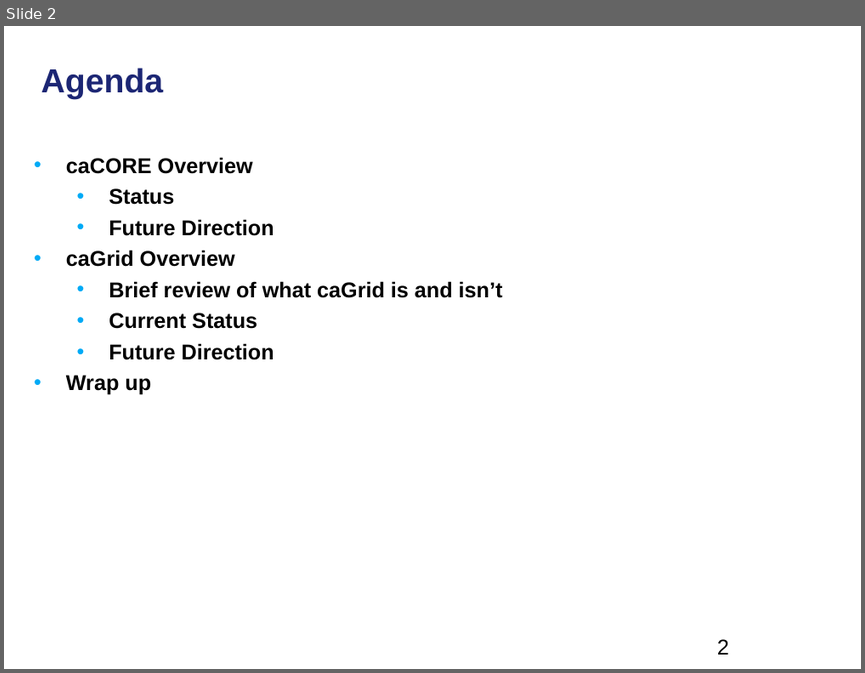
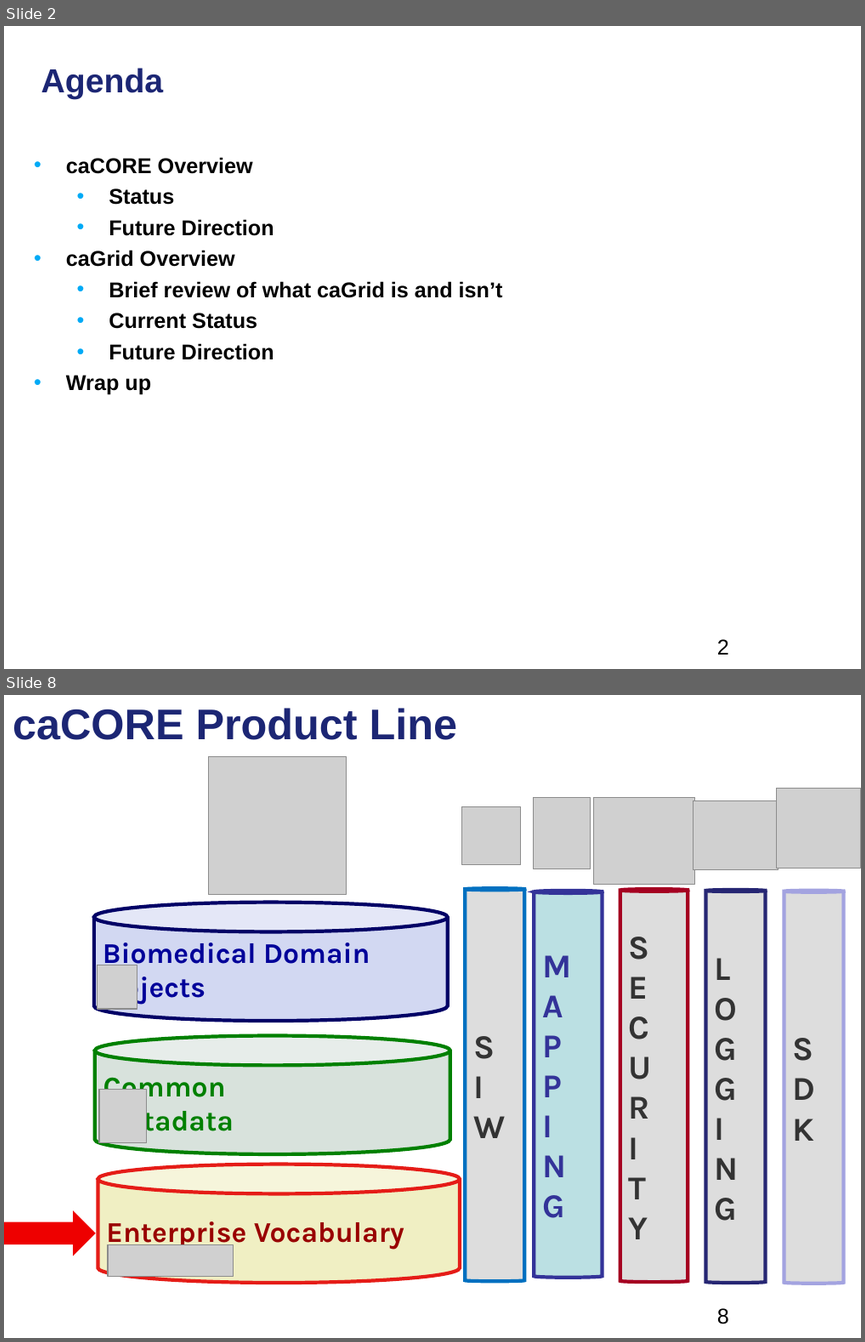
Before and after one commit to NCIP/cagrid-portal, a slide deck: cagrid-1-0/Documentation/presentations/200801_VCDE_ARCH/20080128_30_XCWS_F2F_Day2_caCORE_caGrid.ppt. Shown one above the other, each under a label of ours: slide 2 before the commit, slides 2 and 8 after it; the slides between them are not shown. The pictures are 865x673 and 865x1342 pixels, drawn with LibreOffice and Linux fonts; fonts in the diff are those of the drawing; grey boxes stand for pictures; background and template pictures are left out. Boxes give left, top, right and bottom in pixels: in the first picture for what was removed or moved away, otherwise in the second. Text is boxed around its words. In the diff, an @@ line names an element or a change of style, - is before the commit and + after.

```diff
--- a/cagrid-1-0/Documentation/presentations/200801_VCDE_ARCH/20080128_30_XCWS_F2F_Day2_caCORE_caGrid.ppt
+++ b/cagrid-1-0/Documentation/presentations/200801_VCDE_ARCH/20080128_30_XCWS_F2F_Day2_caCORE_caGrid.ppt
@@ slide 8 added at bbox=[4, 695, 861, 1338], background picture (left out); not listed: 1 template element that a slide beside it also shows @@
@@ title added at bbox=[12, 708, 457, 740], 36 pt, text #1C2674, bold @@
+caCORE Product Line
@@ picture added at bbox=[209, 757, 346, 894] @@
@@ picture added at bbox=[777, 789, 861, 868] @@
@@ picture added at bbox=[461, 806, 520, 865] @@
@@ picture added at bbox=[534, 797, 590, 869] @@
@@ picture added at bbox=[594, 798, 694, 885] @@
@@ picture added at bbox=[692, 801, 778, 870] @@
@@ cylinder added at bbox=[465, 889, 524, 1281], fill #DDDDDD, outline #0070C0 3 pt, 28 pt, text #333333, bold @@
+S
+I
+W
@@ cylinder added at bbox=[534, 891, 602, 1276], fill #BBE0E3, outline #333399 3 pt, 28 pt, text #333399, bold @@
+M
+A
+P
+P
+I
+N
+G
@@ cylinder added at bbox=[620, 889, 687, 1281], fill #DDDDDD, outline #A50021 3 pt, 28 pt, text #333333, bold @@
+S
+E
+C
+U
+R
+I
+T
+Y
@@ cylinder added at bbox=[706, 890, 765, 1281], fill #DDDDDD, outline #262673 3 pt, 28 pt, text #333333, bold @@
+L
+O
+G
+G
+I
+N
+G
@@ cylinder added at bbox=[783, 891, 843, 1282], fill #DDDDDD, outline #A3A3E0 3 pt, 28 pt, text #333333, bold @@
+S
+D
+K
@@ cylinder added at bbox=[94, 902, 447, 1021], fill #D2D8F2, outline #000066 3 pt, 24 pt, text #000099, bold @@
+Biomedical Domain
+Objects
@@ picture added at bbox=[98, 965, 137, 1009] @@
@@ cylinder added at bbox=[95, 1035, 450, 1153], fill #D8E2DC, outline #008000 3 pt, 24 pt, text #008000, bold @@
+Common
+Metadata
@@ picture added at bbox=[99, 1089, 147, 1143] @@
@@ cylinder added at bbox=[98, 1163, 460, 1281], fill #F0EFC3, outline #E51C17 3 pt, 24 pt, text #990000, bold @@
+Enterprise Vocabulary
@@ right arrow added at bbox=[4, 1210, 96, 1255], fill #EE0000 @@
@@ picture added at bbox=[108, 1245, 233, 1276] @@
```
Also in this commit, not shown: 3 slides changed, 24 other slides added, 1 slide removed, 1 other file.
